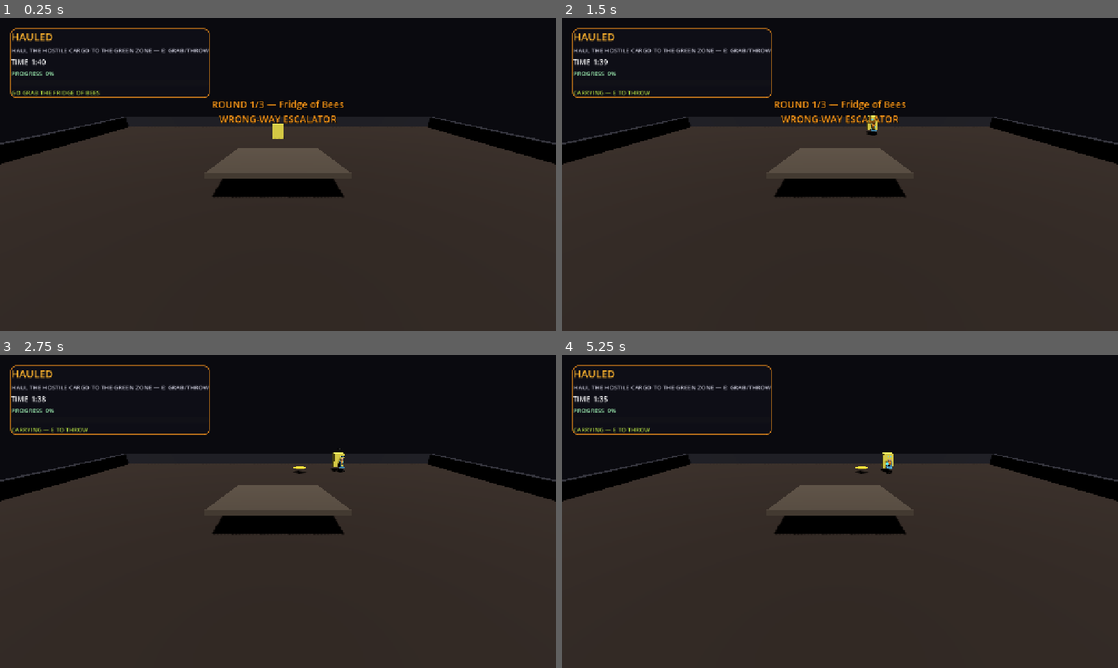
Above: before the commit, frames 1-4 (two rows, left to right).
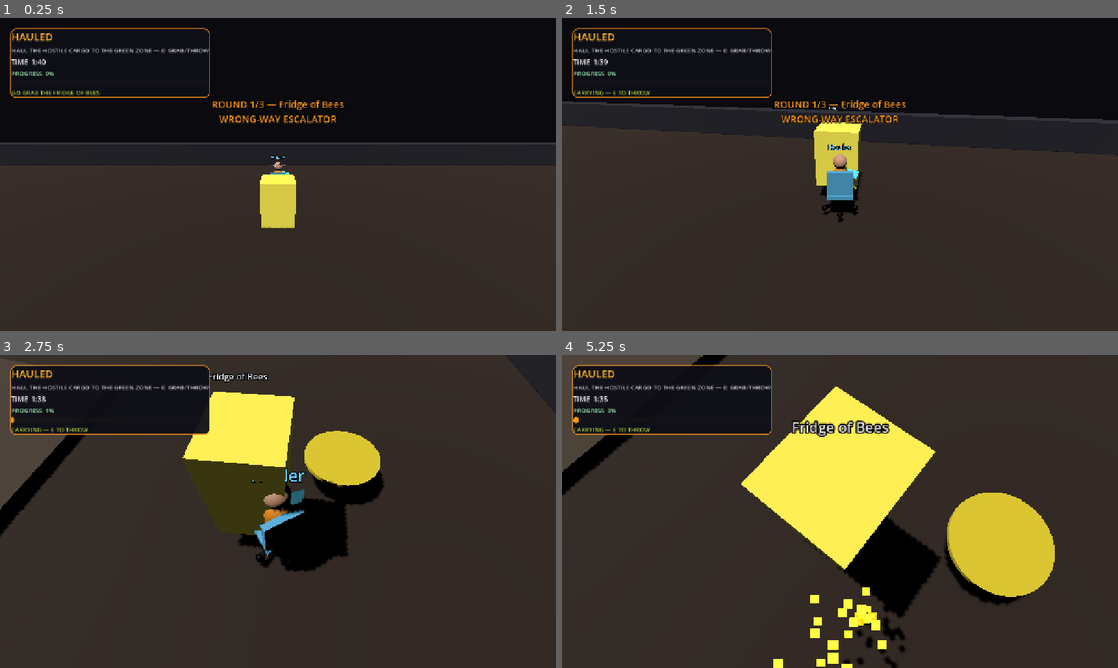
Above: after the commit, the same moments.

Repository: jiracipika/friday-evacuation
Game: Godot game, scene res://scenes/Hauled.tscn
Two runs of this game, one before a commit and one after it. Both use one fixed random seed, a clock stepped at 60 frames per second and the inputs below. This scene is started directly instead of the project's main scene.
Inputs (mouse positions are in pixels of both pictures, inside the frame that each line leads up to):
- Up to frame 1 (0.25 s): no input
- Up to frame 2 (1.5 s): tap Enter at 0.5 s; move the mouse to (962, 158) at 0.52 s; hold D (move_right) 0.53-1.25 s; hold E (action) 0.53-1.25 s; click (962, 158) at 0.67 s; drag from (728, 190) to (812, 237) at 1.27 s
- Up to frame 3 (2.75 s): move the mouse to (333, 442) at 2.02 s; hold D (move_right) from 2.03 s (still down); tap Q (sabotage) at 2.1 s
- Up to frame 4 (5.25 s): release D (move_right) at 2.75 s; drag from (812, 574) to (673, 464) at 2.77 s; move the mouse to (1006, 558) at 3.52 s; hold A (move_left) 3.53-4.25 s; tap Keypad Enter at 3.6 s; drag from (673, 464) to (756, 433) at 4.27 s; move the mouse to (867, 511) at 5.02 s; hold S (move_back) from 5.03 s (still down); tap Space (boost) at 5.1 s; click (867, 511) at 5.17 s

The runs differ from the first frame. In frame 1, 9.9% of the frame differs, in the area x 0-100%, y 31-68%; in frame 2, 10%; in frame 3, 35%; in frame 4, 43%, in the area x 0-100%, y 0-100%.

Commit message:
Add shared FollowCamera for secondary modes + WinnabilityProbe audit (Recovered foreign slice)
- FollowCamera.gd: chase cam for Hauled/ShopSeek/PizzaColony wired into
  each mode's _process; fixes static-cam 'unwinnable' feel.
- WinnabilityProbe.gd: full-playthrough audit driving real chair physics.
  Ladder (18 suites) green with slice. Probe findings recorded for a
  future tuning slice: Evacuation stuck near waypoint 2, ShopSeek 2/5
  in 60s.

Diff:
--- /dev/null
+++ b/scripts/FollowCamera.gd
@@ -0,0 +1,47 @@
+# FollowCamera.gd — shared chase camera for secondary modes (Hauled,
+# Shop & Seek, Pizza Colony). Fixes the "unwinnable" feel caused by the old
+# static camera at (0,8,15): camera-relative input meant W drove the player
+# away from objectives, and carried cargo trailed toward -Z.
+#
+# Usage from a mode's _process(delta):
+#   FollowCamera.update(camera, target_node, delta)
+# It follows the visible chair facing (matches Evacuation's feel), stays
+# below ceiling height, and snaps on large teleports.
+class_name FollowCamera
+extends RefCounted
+
+const DISTANCE := 8.0
+const HEIGHT := 4.5
+const LOOK_HEIGHT := 1.0
+const SNAP_DISTANCE := 6.0
+
+static var _last_target_pos: Dictionary = {}  # camera instance id -> Vector3
+
+static func update(camera: Camera3D, target: Node3D, delta: float) -> void:
+	if camera == null or target == null or not is_instance_valid(target):
+		return
+	var pos: Vector3 = target.global_position
+	# Facing: PlayerChair exposes get_facing_direction(); fall back to -Z basis.
+	var fwd := Vector3(0, 0, -1)
+	if target.has_method("get_facing_direction"):
+		fwd = target.get_facing_direction()
+	fwd.y = 0.0
+	fwd = fwd.normalized() if fwd.length() > 0.01 else Vector3(0, 0, -1)
+
+	var desired := pos - fwd * DISTANCE + Vector3.UP * HEIGHT
+	var look := pos + Vector3.UP * LOOK_HEIGHT
+
+	# Snap on teleports/large jumps instead of sweeping across the arena.
+	var key := camera.get_instance_id()
+	var last: Vector3 = _last_target_pos.get(key, pos)
+	if last.distance_to(pos) > SNAP_DISTANCE:
+		camera.global_position = desired
+		camera.look_at(look)
+		_last_target_pos[key] = pos
+		return
+	_last_target_pos[key] = pos
+
+	var lerp_w := 1.0 - exp(-8.0 * delta)
+	camera.global_position = camera.global_position.lerp(desired, lerp_w)
+	if not camera.global_position.is_equal_approx(look):
+		camera.look_at(look)
--- a/scripts/Hauled.gd
+++ b/scripts/Hauled.gd
@@ -174,6 +174,7 @@
 				_start_round(round_index + 1)
 		return
 	remaining_time = maxf(remaining_time - delta, 0.0)
+	load("res://scripts/FollowCamera.gd").update(get_node_or_null("Camera3D") as Camera3D, player, delta)
 	_update_carry()
 	_update_push_zones(delta)
 	_update_cargo_events(delta)
--- a/scripts/PizzaColony.gd
+++ b/scripts/PizzaColony.gd
@@ -80,6 +80,7 @@
 		# reach into other live instances (also saves battery on clients).
 		return
 	remaining_time = maxf(remaining_time - delta, 0.0)
+	load("res://scripts/FollowCamera.gd").update(get_node_or_null("Camera3D") as Camera3D, player, delta)
 	_update_zone_speed()
 	_update_claims(delta)
 	_update_resources(delta)
--- a/scripts/ShopSeek.gd
+++ b/scripts/ShopSeek.gd
@@ -86,6 +86,7 @@
 	if match_over:
 		return
 	remaining_time = maxf(remaining_time - delta, 0.0)
+	load("res://scripts/FollowCamera.gd").update(get_node_or_null("Camera3D") as Camera3D, player, delta)
 	_update_disguise(delta)
 	_update_guard(delta)
 	_update_scan_timer(delta)
--- /dev/null
+++ b/scripts/WinnabilityProbe.gd
@@ -0,0 +1,268 @@
+# WinnabilityProbe.gd — Full-playthrough winnability audit for ALL modes.
+# Simulates real PlayerChair physics (not geometry shortcuts) and reports
+# per-mode results:
+#   EVACUATION: can a real chair reach the ExitZone within 120s?
+#   HAULED:     can cargo be carried to the delivery zone within 100s x3?
+#   SHOPSEEK:   can 5 list items be collected within 60s (guard active)?
+#   PIZZA:      can 10 pepperoni be claimed within 120s (threats active)?
+# Each phase instantiates the REAL scene and drives the REAL chair with the
+# same move_toward steering the game uses. FAIL = unwinnable by inputs.
+extends SceneTree
+
+var results: Array[String] = []
+
+func _init() -> void:
+	_run.call_deferred()
+
+func _fail(msg: String) -> void:
+	results.append("[UNWINNABLE] " + msg)
+	printerr("[UNWINNABLE] " + msg)
+
+func _ok(msg: String) -> void:
+	results.append("[WINNABLE] " + msg)
+	print("[WINNABLE] " + msg)
+
+# ---------------------------------------------------------------- helpers
+
+func _drive_toward(chair: CharacterBody3D, target: Vector3, delta: float, speed: float = 10.0) -> void:
+	if chair.is_on_floor():
+		var dir := (target - chair.global_position)
+		dir.y = 0.0
+		dir = dir.normalized() if dir.length() > 0.05 else Vector3.ZERO
+		chair.velocity.x = dir.x * speed
+		chair.velocity.z = dir.z * speed
+	else:
+		chair.velocity.x = move_toward(chair.velocity.x, 0.0, delta * 4.0)
+		chair.velocity.z = move_toward(chair.velocity.z, 0.0, delta * 4.0)
+
+func _chair_in_group(evac: Node) -> CharacterBody3D:
+	for n in evac.get_children():
+		if n is CharacterBody3D and n.is_in_group("players"):
+			return n
+	return null
+
+# ---------------------------------------------------------------- evacuation
+
+func _test_evacuation() -> void:
+	print("\n--- EVACUATION ---")
+	var evac = load("res://scenes/Evacuation.tscn").instantiate()
+	root.add_child(evac)
+	await process_frame
+	await process_frame
+
+	var chair := _chair_in_group(evac)
+	if chair == null:
+		_fail("Evacuation: no player chair spawned")
+		evac.free()
+		return
+	chair.set_can_move(true)
+
+	# Elevator waypoints in travel order (must match Evacuation.gd)
+	# Verified detour path: floor-1 cubicle partitions sit at x=±8 rows
+	# (spanning x[5.3,10.7]) at z=-8,0,8 — but they are only 0.25 wide in z,
+	# so crossing x=8 BETWEEN partitions is open. Center corridor (|x|<2.7)
+	# runs z -8..8. Path: corridor north, jog east mid-gap, then to elevator.
+	var waypoints: Array[Vector3] = [
+		Vector3(0, 1.0, 4.0),    # corridor north (open lane)
+		Vector3(12, 1.0, 4.0),   # cross x=8 column in the z=4 gap
+		Vector3(12, 0.5, 14),    # elev 1->2 entry
+		Vector3(12, 6.5, -2),    # post-teleport dest floor 2
+		Vector3(6, 6.5, 3.0),    # jog west of the table row (tables span x[4,8] at z0; coolers at x0/-12/12)
+		Vector3(6, 6.5, 12.0),   # north along the x=6 lane (clear of cooler at x=12,z=10)
+		Vector3(0, 6.5, 4.0),    # cross center lane
+		Vector3(-12, 6.5, 4.0),  # west side
+		Vector3(-12, 6.5, -2),   # elev 2->3 entry
+		Vector3(-12, 12.5, 14),  # post-teleport dest floor 3
+		Vector3(0, 12.5, 8.0),   # floor-3 center strip (landing layout keeps z=6..21 solid)
+		Vector3(12, 12.5, 14),   # elev 3->4 entry
+		Vector3(12, 18.5, -2),   # post-teleport dest floor 4
+		Vector3(0, 19.0, 15.0),  # exit zone
+	]
+	var wp := 0
+	var elapsed := 0.0
+	const TIME_LIMIT := 120.0
+	var stuck_time := 0.0
+	var last_pos := chair.global_position
+
+	while elapsed < TIME_LIMIT and wp < waypoints.size():
+		await physics_frame
+		elapsed += 1.0 / 60.0
+		_drive_toward(chair, waypoints[wp], 1.0 / 60.0)
+		var target := waypoints[wp]
+		var flat_d := Vector2(chair.global_position.x - target.x, chair.global_position.z - target.z).length()
+		# Advance on horizontal proximity when standing at/above the waypoint's
+		# floor (entry pads share the current floor; teleport dests sit at the
+		# NEW floor, and y only satisfies after the pad fires).
+		var y_ok := chair.global_position.y >= target.y - 3.5
+		if flat_d < 2.0 and y_ok:
+			wp += 1
+		# Exit reached?
+		if wp >= waypoints.size():
+			_ok("Evacuation: exit reached in %.1fs" % elapsed)
+			evac.free()
+			return
+		# stuck detection
+		if chair.global_position.distance_to(last_pos) < 0.01:
+			stuck_time += 1.0 / 60.0
+		else:
+			stuck_time = 0.0
+		last_pos = chair.global_position
+		if stuck_time > 4.0:
+			_fail("Evacuation: chair stuck near waypoint %d at %s after %.1fs" % [wp, chair.global_position, elapsed])
+			evac.free()
+			return
+
+	_fail("Evacuation: exit NOT reached in %.0fs (last pos %s, wp %d/%d)" % [TIME_LIMIT, chair.global_position, wp, waypoints.size()])
+	evac.free()
+
+# ---------------------------------------------------------------- hauled
+
+func _test_hauled() -> void:
+	print("\n--- HAULED ---")
+	var hauled = load("res://scenes/Hauled.tscn").instantiate()
+	root.add_child(hauled)
+	await process_frame
+	await process_frame
+
+	var chair: CharacterBody3D = null
+	for n in hauled.get_children():
+		if n is CharacterBody3D and n.is_in_group("players"):
+			chair = n
+			break
+	if chair == null:
+		_fail("Hauled: no chair")
+		hauled.free()
+		return
+	chair.set_can_move(true)
+
+	# Find cargo and delivery zone from the scene state
+	var cargo: RigidBody3D = hauled.cargo
+	var elapsed := 0.0
+	const LIMIT := 100.0
+	var grabbed := false
+	while elapsed < LIMIT:
+		await physics_frame
+		elapsed += 1.0 / 60.0
+		if cargo and is_instance_valid(cargo):
+			if not grabbed and chair.global_position.distance_to(cargo.global_position) < 2.2:
+				if hauled.has_method("_try_grab_or_throw"):
+					hauled._try_grab_or_throw()
+					grabbed = hauled.held_by != null
+			var target := cargo.global_position if not grabbed else Vector3(0, 1.0, 25.0)
+			_drive_toward(chair, target, 1.0 / 60.0, 6.0)
+			if grabbed and cargo.global_position.z > 21.0:
+				_ok("Hauled: cargo delivered in %.1fs" % elapsed)
+				hauled.free()
+				return
+	if cargo and is_instance_valid(cargo) and cargo.global_position.z > 21.0:
+		_ok("Hauled: cargo delivered at limit")
+	else:
+		_fail("Hauled: cargo NOT delivered in 100s (cargo z=%.1f, grabbed=%s)" % [
+			cargo.global_position.z if cargo and is_instance_valid(cargo) else -999.0, grabbed])
+	hauled.free()
+
+# ---------------------------------------------------------------- shopseek
+
+func _test_shopseek() -> void:
+	print("\n--- SHOP & SEEK ---")
+	var ss = load("res://scenes/ShopSeek.tscn").instantiate()
+	root.add_child(ss)
+	await process_frame
+	await process_frame
+
+	var chair: CharacterBody3D = null
+	for n in ss.get_children():
+		if n is CharacterBody3D and n.is_in_group("players"):
+			chair = n
+			break
+	if chair == null:
+		_fail("ShopSeek: no chair")
+		ss.free()
+		return
+	chair.set_can_move(true)
+
+	# list fields on the scene: list_items / list_collected; target is list_target
+	var target_count: int = ss.list_target
+	var collected: int = ss.list_collected.size()
+	var elapsed := 0.0
+	const LIMIT := 60.0
+	# Gather positions of props whose kind label is on the list
+	var items: Array[Vector3] = []
+	var wanted: Array[String] = []
+	for label in ss.list_items:
+		if not ss.list_collected.has(label):
+			wanted.append(label)
+	for prop in root.get_tree().get_nodes_in_group("disguise_props"):
+		if prop is Node3D and not prop.get_meta("taken", false):
+			var k: Dictionary = prop.get_meta("kind", {})
+			if String(k.get("label", "")) in wanted:
+				items.append(prop.global_position)
+	var idx := 0
+	while elapsed < LIMIT and collected < target_count:
+		await physics_frame
+		elapsed += 1.0 / 60.0
+		if idx < items.size():
+			_drive_toward(chair, items[idx], 1.0 / 60.0)
+			if chair.global_position.distance_to(items[idx]) < 1.4:
+				idx += 1
+			# the real pickup check runs in _process each frame
+			collected = ss.list_collected.size()
+			if collected >= target_count:
+				_ok("ShopSeek: %d/%d collected in %.1fs" % [collected, target_count, elapsed])
+				ss.free()
+				return
+		else:
+			_drive_toward(chair, Vector3(0, 1.0, 0), 1.0 / 60.0)
+	if collected >= target_count:
+		_ok("ShopSeek: %d/%d collected in %.1fs" % [collected, target_count, elapsed])
+	else:
+		_fail("ShopSeek: only %d/%d in 60s (idx %d/%d)" % [collected, target_count, idx, items.size()])
+	ss.free()
+
+# ---------------------------------------------------------------- pizza
+
+func _test_pizza() -> void:
+	print("\n--- PIZZA COLONY ---")
+	var pc = load("res://scenes/PizzaColony.tscn").instantiate()
+	root.add_child(pc)
+	await process_frame
+	await process_frame
+
+	var chair: CharacterBody3D = pc.player
+	if chair == null:
+		_fail("Pizza: no chair")
+		pc.free()
+		return
+	chair.set_can_move(true)
+
+	var pads: Array = pc.pepperonis
+	var elapsed := 0.0
+	const LIMIT := 120.0
+	var claimed := 0
+	var pad_idx := 0
+	while elapsed < LIMIT and pad_idx < pads.size():
+		await physics_frame
+		elapsed += 1.0 / 60.0
+		_drive_toward(chair, pads[pad_idx]["pos"], 1.0 / 60.0, 8.0)
+		if chair.global_position.distance_to(pads[pad_idx]["pos"]) < 1.5:
+			pad_idx += 1
+	if pad_idx >= pads.size():
+		_ok("Pizza: visited all %d pads in %.1fs (claim timers may extend)" % [pads.size(), elapsed])
+	else:
+		_fail("Pizza: reached only %d/%d pads in 120s" % [pad_idx, pads.size()])
+	pc.free()
+
+# ---------------------------------------------------------------- main
+
+func _run() -> void:
+	await _test_evacuation()
+	await _test_hauled()
+	await _test_shopseek()
+	await _test_pizza()
+	print("\n=== WINNABILITY AUDIT COMPLETE ===")
+	var unwin := 0
+	for r in results:
+		if r.begins_with("[UNWINNABLE]"):
+			unwin += 1
+	print("Summary: %d winnable, %d UNWINNABLE" % [results.size() - unwin, unwin])
+	quit(0 if unwin == 0 else 1)
